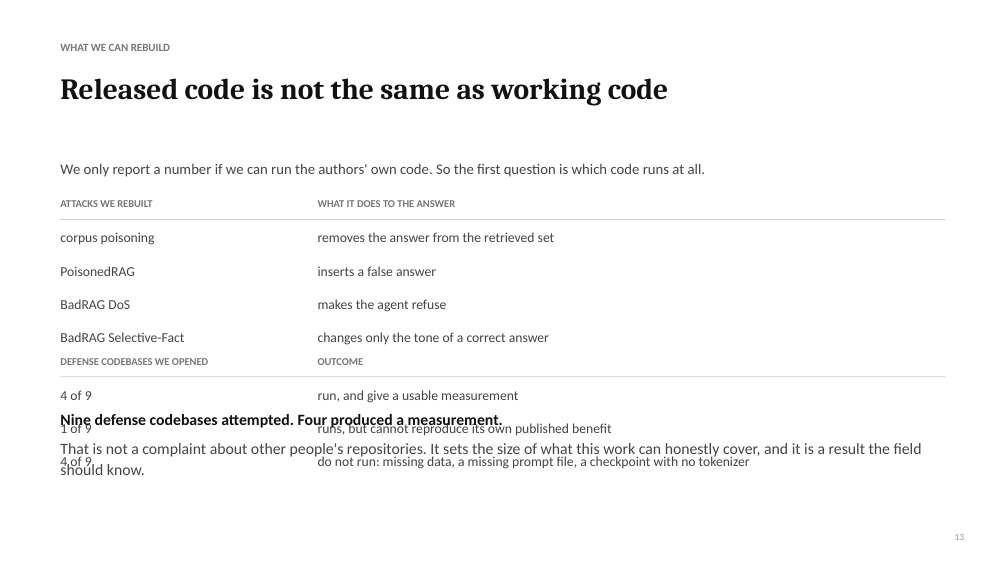
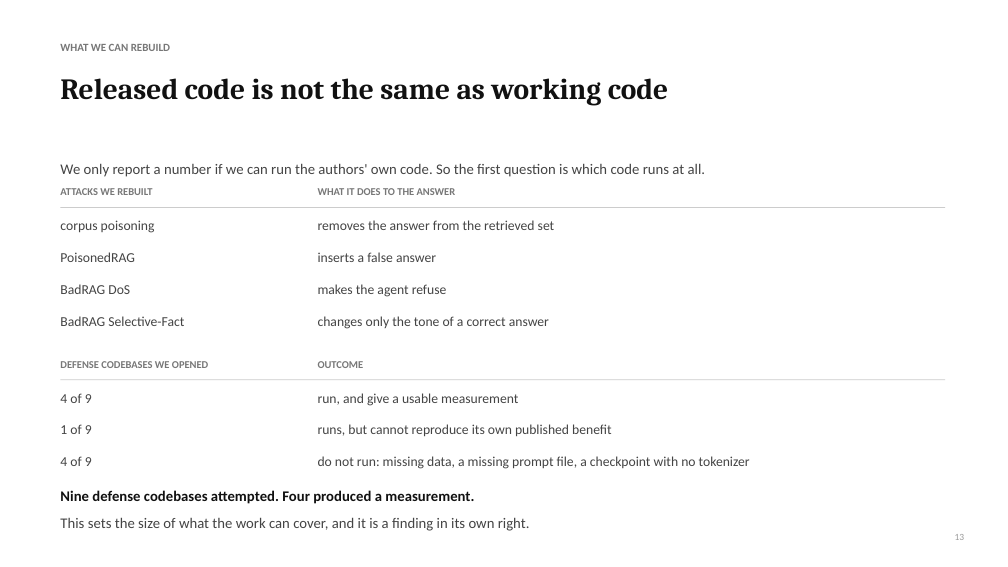
Before and after one commit to Nyamtulla/context_poison, a slide deck: slide 13 of advisor_meeting.pptx. Drawn at 1008x567 pixels with LibreOffice and Linux fonts; fonts in the diff are those of the drawing. Boxes give left, top, right and bottom in pixels: in the first picture for what was removed or moved away, otherwise in the second. Text is boxed around its words. In the diff, an @@ line names an element or a change of style, - is before the commit and + after.

```diff
--- a/advisor_meeting.pptx
+++ b/advisor_meeting.pptx
@@ 4 texts, 1 rectangle moved together from (x1=60, y1=200, x2=945, y2=245) to (x1=60, y1=188, x2=945, y2=233) @@
@@ 6 texts moved together from (x1=60, y1=266, x2=549, y2=345) to (x1=60, y1=252, x2=549, y2=329) @@
@@ text at (x1=60, y1=490, x2=474, y2=504): size 15 to 14 pt in "Nine defense codebases attempted. Four produced a ..."; less space between paragraphs @@
@@ text "Nine defense codebases attempted. Four ..." moved from (x1=60, y1=414, x2=922, y2=475) to (x1=60, y1=490, x2=530, y2=531) @@
@@ text at (x1=60, y1=517, x2=530, y2=531): text changed; size 15 to 14 pt @@
-That is not a complaint about other people's repositories. It sets the size of what this work can honestly cover, and it is a result the field should know.
+This sets the size of what the work can cover, and it is a finding in its own right.
```
Also in this commit, not shown: 4 other slides changed, 2 other files.
